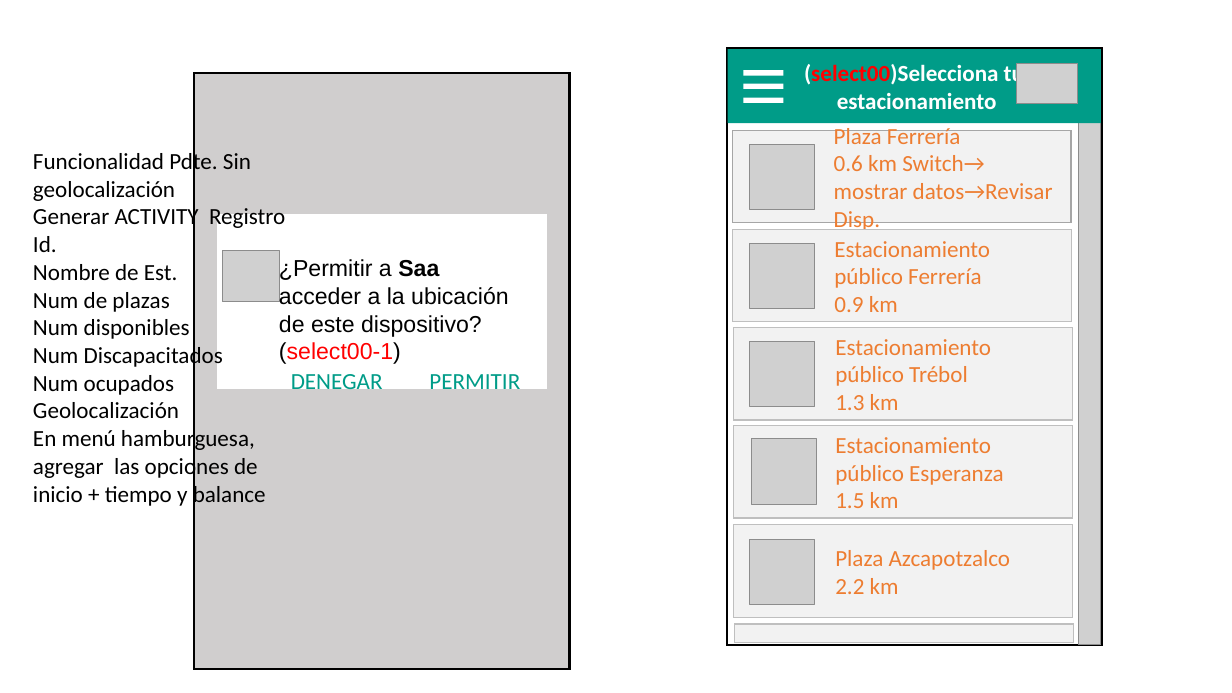
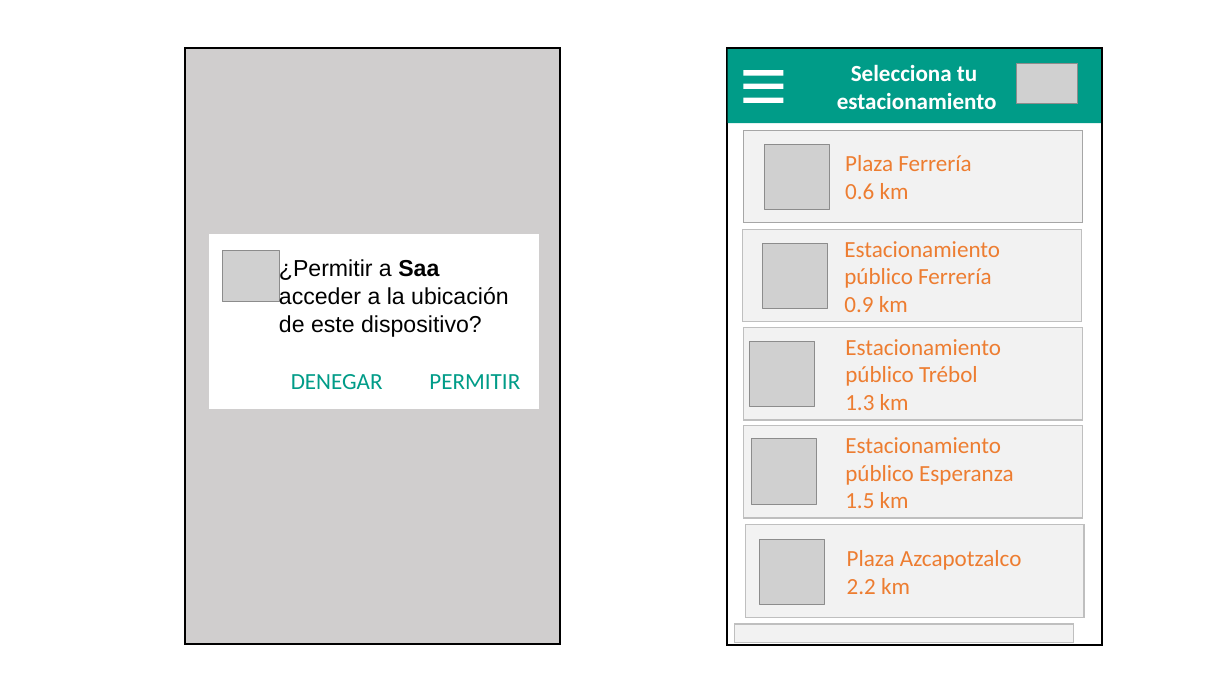
Before and after one commit to ajbeem/iotserver, a slide deck: slide 5 of documentation/MapaNavegacion.pptm. Drawn at 1232x693 pixels with LibreOffice and Linux fonts; fonts in the diff are those of the drawing; grey boxes stand for pictures. Boxes give left, top, right and bottom in pixels: in the first picture for what was removed or moved away, otherwise in the second. Text is boxed around its words. In the diff, an @@ line names an element or a change of style, - is before the commit and + after.

```diff
--- a/documentation/MapaNavegacion.pptm
+++ b/documentation/MapaNavegacion.pptm
@@ rectangle: place and size @@
-rectangle at box(194, 73, 569, 669)
+rectangle at box(185, 48, 560, 644)
@@ text in rectangle at box(851, 64, 977, 81): text changed @@
-(select00)Selecciona tu
+Selecciona tu
@@ picture removed at box(1079, 82, 1101, 645) @@
@@ text removed at box(33, 149, 285, 508) @@
-Funcionalidad Pdte. Sin geolocalización
-Generar ACTIVITY Registro
-Id.
-Nombre de Est.
-Num de plazas
-Num disponibles
-Num Discapacitados
-Num ocupados
-Geolocalización
-En menú hamburguesa, agregar las opciones de inicio + tiempo y balance
@@ 5 rectangles, 2 pictures: place and size @@
-5 rectangles, 2 pictures at box(732, 130, 1073, 617)
+5 rectangles, 2 pictures at box(743, 130, 1084, 617)
@@ picture: place and size @@
-picture at box(750, 144, 815, 210)
+picture at box(764, 144, 830, 210)
@@ text in rectangle at box(845, 183, 909, 199): text changed @@
-    0.6 km Switch→ mostrar datos→Revisar Disp.
+    0.6 km
@@ rectangle: place and size @@
-rectangle at box(218, 214, 547, 388)
+rectangle at box(210, 235, 539, 409)
@@ text at box(279, 342, 401, 364): paragraph removed @@
-(select00-1)
```
Also in this commit, not shown: 3 other slides changed, 1 slide added, 1 slide removed, 4 other files.
